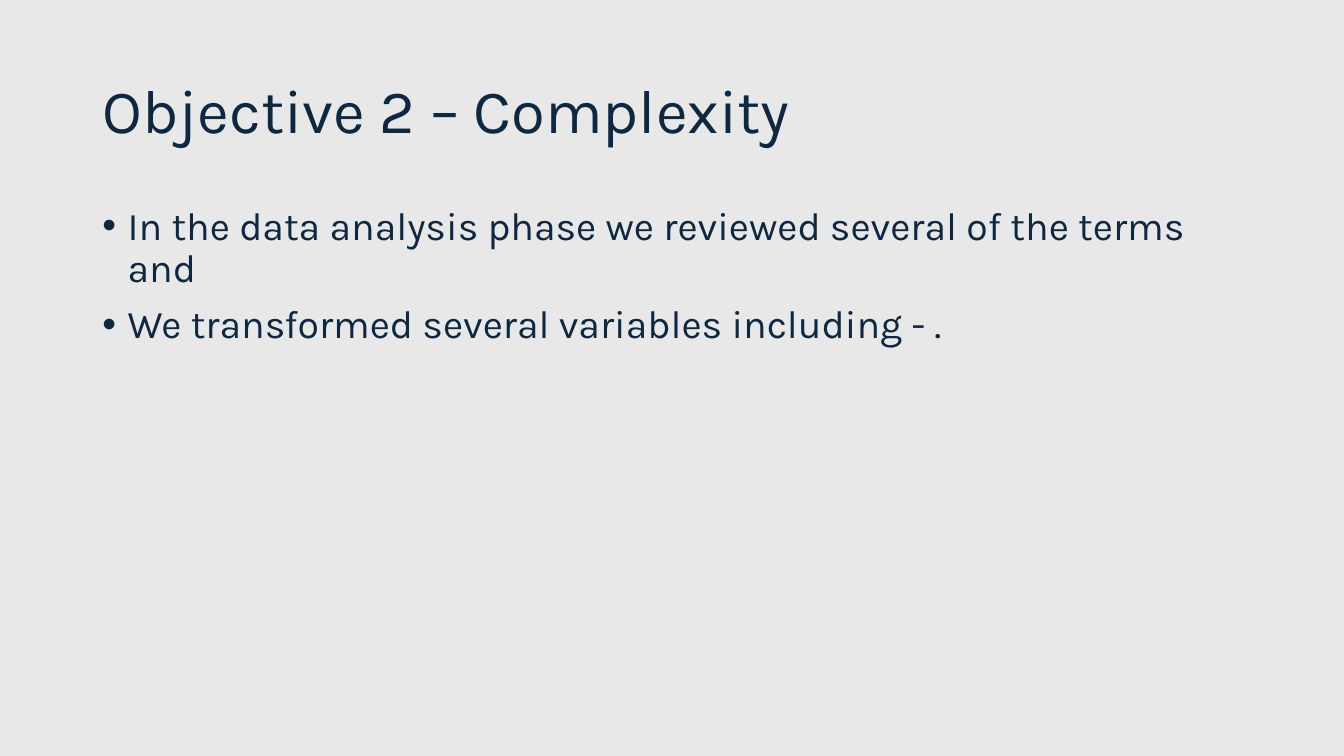
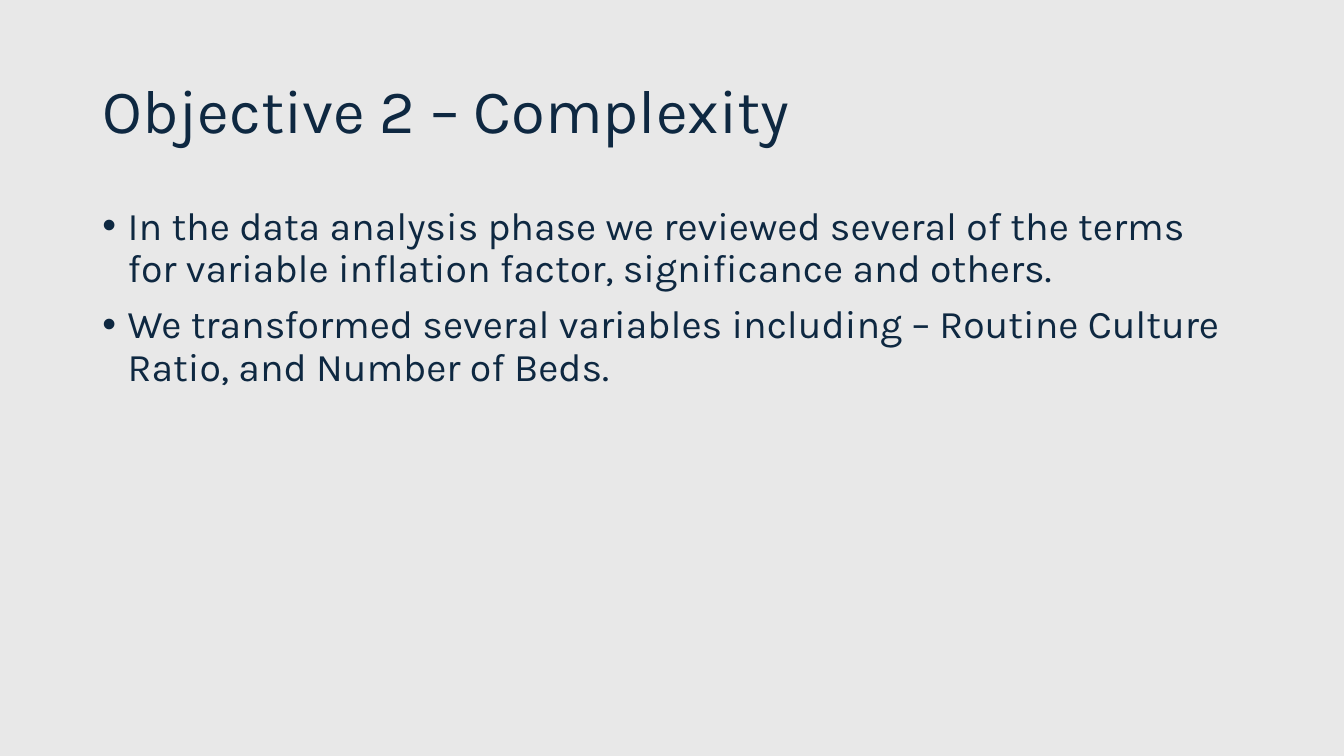
Before and after one commit to Payday4/Hospitalization_stays, a slide deck: slide 16 of medical data WIP.pptx (slide 15 before the commit). Drawn at 1344x756 pixels with LibreOffice and Linux fonts; fonts in the diff are those of the drawing. Boxes give left, top, right and bottom in pixels: in the first picture for what was removed or moved away, otherwise in the second. Text is boxed around its words. In the diff, an @@ line names an element or a change of style, - is before the commit and + after.

```diff
--- a/medical data WIP.pptx
+++ b/medical data WIP.pptx
@@ text at (128,213,1219,385): text changed @@
-• In the data analysis phase we reviewed several of the terms and
-• We transformed several variables including - .
+• In the data analysis phase we reviewed several of the terms for variable inflation factor, significance and others.
+• We transformed several variables including – Routine Culture Ratio, and Number of Beds.
```
Also in this commit, not shown: 7 other slides changed, 1 slide added.
